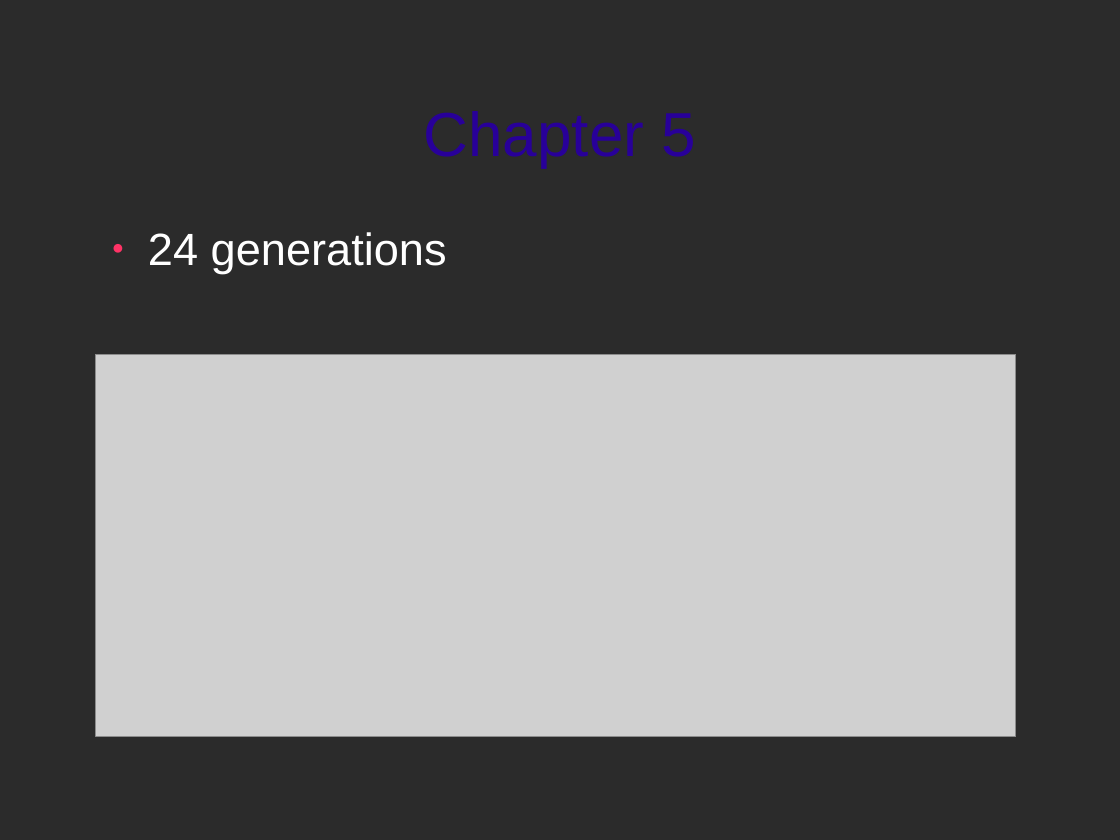
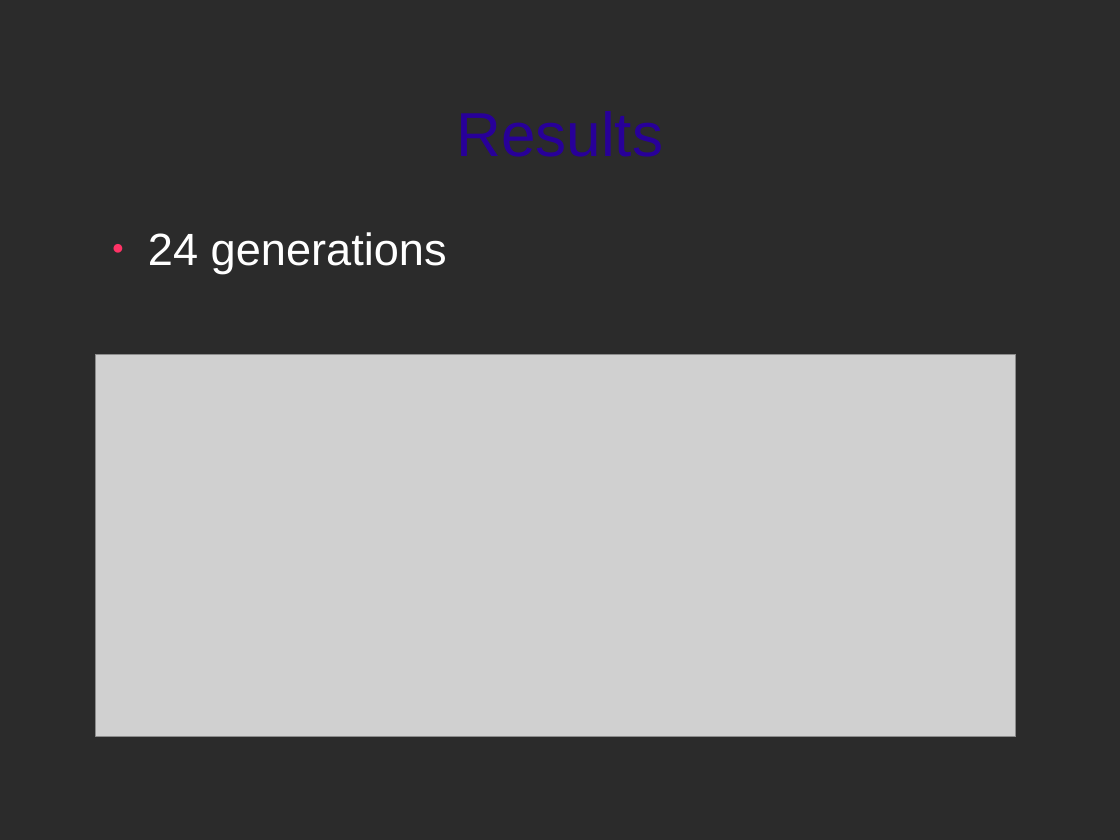
Before and after one commit to trigger-happy/thesis, a slide deck: slide 9 of presentations/mock_presentation.odp (slide 10 before the commit). Drawn at 1120x840 pixels with LibreOffice and Linux fonts; fonts in the diff are those of the drawing; grey boxes stand for pictures; background and template pictures are left out; a plain dark background stands for a picture behind light text. Boxes give left, top, right and bottom in pixels: in the first picture for what was removed or moved away, otherwise in the second. Text is boxed around its words. In the diff, an @@ line names an element or a change of style, - is before the commit and + after.

```diff
--- a/presentations/mock_presentation.odp
+++ b/presentations/mock_presentation.odp
@@ title at [456,111,663,157]: text changed @@
-Chapter 5
+Results
```
Also in this commit, not shown: 8 other slides changed, 2 slides added, 2 slides removed.
